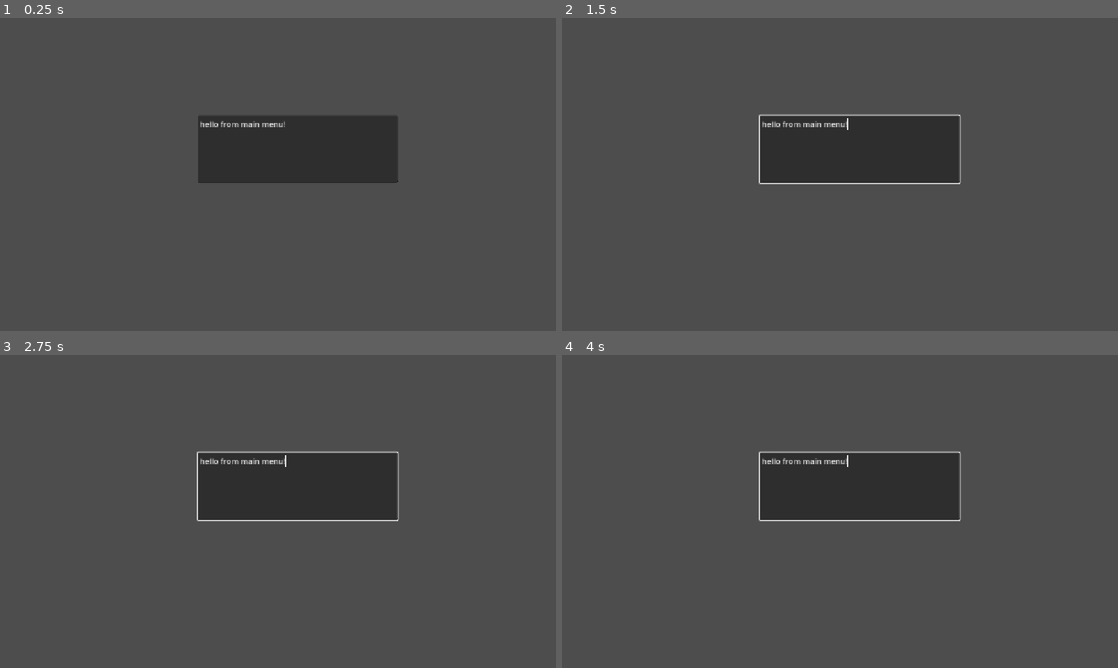
Above: before the commit, frames 1-4 (two rows, left to right).
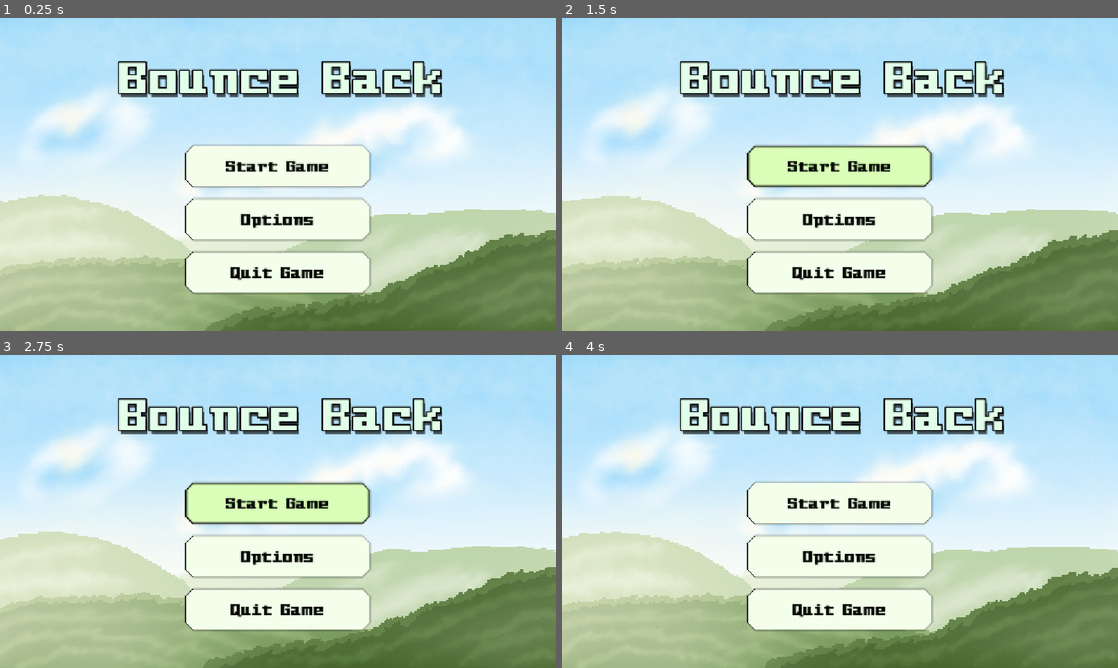
Above: after the commit, the same moments.

Repository: Trash-and-Co/bounce-back
Game: Godot game, scene res://scenes/mainMenu.tscn
The game is run twice, just before and just after one commit, with the same random seed, the same clock (stepped at 60 frames per second) and the same inputs. This scene is started directly instead of the project's main scene.
Inputs (mouse positions are in pixels of both pictures, inside the frame that each line leads up to):
- Up to frame 1 (0.25 s): no input
- Up to frame 2 (1.5 s): click (840, 218) at 0.5 s, where only the run after the commit has a clickable "Options"; click (840, 165) at 1.25 s, where only the run after the commit has a clickable "Start Game"
- Up to frame 3 (2.75 s): click (278, 502) at 2 s, where only the run after the commit has a clickable "Start Game"
- Up to frame 4 (4 s): click (840, 502) at 2.75 s, where only the run after the commit has a clickable "Start Game"; move the mouse to (962, 495) at 3.52 s; click (962, 495) at 3.67 s

The runs differ from the first frame. In frame 1, 99% of the frame differs, in the area x 0-100%, y 0-100%; in frame 2, 99%; in frame 3, 99%; in frame 4, 99%.

Commit message:
finish basic main menu, button hovers, bg music, background shader

Diff:
--- a/scenes/level1.tscn
+++ b/scenes/level1.tscn
@@ -31,7 +31,6 @@
 position = Vector2(650, 350)
 
 [node name="CollisionShape2D" type="CollisionShape2D" parent="Wall" unique_id=1996096873]
-position = Vector2(0, 0)
 shape = SubResource("RectangleShape2D_jwv3a")
 
 [node name="ColorRect" type="ColorRect" parent="Wall" unique_id=1070247468]
@@ -40,5 +39,6 @@
 offset_right = 20.0
 offset_bottom = 150.0
 color = Color(0.5410434, 0.8388975, 2.3102762e-06, 1)
+
 [node name="Spike" parent="." unique_id=1282762288 instance=ExtResource("2_wwpf4")]
 position = Vector2(622, 470)
--- /dev/null
+++ b/scenes/mainMenu.gdshader
@@ -0,0 +1,15 @@
+shader_type canvas_item;
+
+uniform sampler2D NOISE_TEXTURE: repeat_enable;
+uniform float strength: hint_range(0.0, 50.0, 0.1) = 10.0;
+uniform float uv_scaling: hint_range(0.0, 1.0, 0.05) = 1.0;
+uniform vec2 movement_direction = vec2(1, 0);
+uniform float movement_speed: hint_range(0.0, 0.5, 0.01) = 0.1;
+
+void fragment() {
+    vec2 uv = UV;
+    vec2 movement_factor = movement_direction * movement_speed * TIME;
+    float noise_value = texture(NOISE_TEXTURE, uv * uv_scaling + movement_factor).r - 0.5;
+    uv += noise_value * TEXTURE_PIXEL_SIZE * strength;
+    COLOR = texture(TEXTURE, uv);
+}
--- a/scenes/mainMenu.tscn
+++ b/scenes/mainMenu.tscn
@@ -1,10 +1,199 @@
 [gd_scene format=3 uid="uid://b5enshmjekrmf"]
 
-[node name="MainMenu" type="Node2D" unique_id=1982290728]
+[ext_resource type="Texture2D" uid="uid://bi0me184esy0w" path="res://assets/SlimePlatformerAssets/Backgrounds/Bg2.png" id="1_3d1i7"]
+[ext_resource type="Shader" uid="uid://cgscyo4eekymq" path="res://scenes/mainMenu.gdshader" id="1_l7wge"]
+[ext_resource type="AudioStream" uid="uid://ds3ldtbmo1t8g" path="res://assets/sounds/music/haven_mainmenu.ogg" id="2_48ign"]
+[ext_resource type="FontFile" uid="uid://4fox4h7hggqn" path="res://assets/fonts/Pixel Intv.otf" id="2_l7wge"]
 
-[node name="TextEdit" type="TextEdit" parent="." unique_id=1309581643]
-offset_left = 410.0
-offset_top = 202.0
-offset_right = 824.0
-offset_bottom = 342.0
-text = "hello from main menu!"
+[sub_resource type="FastNoiseLite" id="FastNoiseLite_l7wge"]
+
+[sub_resource type="NoiseTexture2D" id="NoiseTexture2D_l7wge"]
+noise = SubResource("FastNoiseLite_l7wge")
+
+[sub_resource type="ShaderMaterial" id="ShaderMaterial_48ign"]
+shader = ExtResource("1_l7wge")
+shader_parameter/NOISE_TEXTURE = SubResource("NoiseTexture2D_l7wge")
+shader_parameter/strength = 2.80000004172336
+shader_parameter/uv_scaling = 1.0
+shader_parameter/movement_direction = Vector2(1, 0)
+shader_parameter/movement_speed = 0.0999999977648
+
+[sub_resource type="StyleBoxFlat" id="StyleBoxFlat_48ign"]
+bg_color = Color(0.95600003, 1, 0.92, 1)
+border_width_left = 2
+border_width_top = 2
+border_width_right = 2
+border_width_bottom = 2
+border_color = Color(0, 0, 0, 1)
+border_blend = true
+corner_radius_top_left = 16
+corner_radius_top_right = 16
+corner_radius_bottom_right = 16
+corner_radius_bottom_left = 16
+corner_detail = 1
+shadow_color = Color(0, 0, 0, 0.21568628)
+shadow_size = 4
+anti_aliasing = false
+
+[sub_resource type="StyleBoxFlat" id="StyleBoxFlat_l7wge"]
+bg_color = Color(0.95600003, 1, 0.92, 1)
+border_width_left = 4
+border_width_top = 4
+border_width_right = 4
+border_width_bottom = 4
+border_color = Color(0, 0, 0, 1)
+border_blend = true
+corner_radius_top_left = 16
+corner_radius_top_right = 16
+corner_radius_bottom_right = 16
+corner_radius_bottom_left = 16
+corner_detail = 1
+shadow_color = Color(0, 0, 0, 0.21568628)
+shadow_size = 4
+anti_aliasing = false
+
+[sub_resource type="StyleBoxFlat" id="StyleBoxFlat_7nrmo"]
+bg_color = Color(0.8536291, 0.99999994, 0.72274446, 1)
+border_width_left = 6
+border_width_top = 6
+border_width_right = 6
+border_width_bottom = 6
+border_color = Color(0, 0, 0, 1)
+border_blend = true
+corner_radius_top_left = 16
+corner_radius_top_right = 16
+corner_radius_bottom_right = 16
+corner_radius_bottom_left = 16
+corner_detail = 1
+shadow_color = Color(0, 0, 0, 0.21568628)
+shadow_size = 4
+anti_aliasing = false
+
+[sub_resource type="StyleBoxFlat" id="StyleBoxFlat_clbkb"]
+bg_color = Color(0.8420372, 0.9999998, 0.6947712, 1)
+border_width_left = 6
+border_width_top = 6
+border_width_right = 6
+border_width_bottom = 6
+border_color = Color(0, 0, 0, 1)
+border_blend = true
+corner_radius_top_left = 16
+corner_radius_top_right = 16
+corner_radius_bottom_right = 16
+corner_radius_bottom_left = 16
+corner_detail = 1
+shadow_color = Color(0, 0, 0, 0.21568628)
+shadow_size = 4
+anti_aliasing = false
+
+[node name="Control" type="Control" unique_id=237651559]
+layout_mode = 3
+anchors_preset = 15
+anchor_right = 1.0
+anchor_bottom = 1.0
+grow_horizontal = 2
+grow_vertical = 2
+
+[node name="ColorRect" type="TextureRect" parent="." unique_id=1081389048]
+texture_filter = 1
+material = SubResource("ShaderMaterial_48ign")
+layout_mode = 1
+anchors_preset = 15
+anchor_right = 1.0
+anchor_bottom = 1.0
+grow_horizontal = 2
+grow_vertical = 2
+texture = ExtResource("1_3d1i7")
+
+[node name="VBoxContainer" type="VBoxContainer" parent="." unique_id=1738372217]
+layout_mode = 1
+anchors_preset = 8
+anchor_left = 0.5
+anchor_top = 0.5
+anchor_right = 0.5
+anchor_bottom = 0.5
+offset_left = -191.73602
+offset_top = -60.25
+offset_right = 191.73602
+offset_bottom = 246.25
+grow_horizontal = 2
+grow_vertical = 2
+theme_override_constants/separation = 24
+
+[node name="Button" type="Button" parent="VBoxContainer" unique_id=2146735561]
+layout_mode = 2
+size_flags_vertical = 3
+theme_override_colors/font_color = Color(0, 0, 0, 1)
+theme_override_colors/font_focus_color = Color(0, 0, 0, 1)
+theme_override_colors/font_pressed_color = Color(0, 0, 0, 1)
+theme_override_colors/font_hover_color = Color(0, 0, 0, 1)
+theme_override_colors/font_hover_pressed_color = Color(0, 0, 0, 1)
+theme_override_colors/font_outline_color = Color(0.0013465314, 0.166145, 0, 0.32156864)
+theme_override_constants/outline_size = 4
+theme_override_constants/icon_max_width = 0
+theme_override_constants/line_spacing = 0
+theme_override_fonts/font = ExtResource("2_l7wge")
+theme_override_font_sizes/font_size = 32
+theme_override_styles/normal = SubResource("StyleBoxFlat_48ign")
+theme_override_styles/pressed = SubResource("StyleBoxFlat_l7wge")
+theme_override_styles/hover = SubResource("StyleBoxFlat_7nrmo")
+theme_override_styles/hover_pressed = SubResource("StyleBoxFlat_clbkb")
+text = "Start Game"
+
+[node name="Button2" type="Button" parent="VBoxContainer" unique_id=1113155038]
+layout_mode = 2
+size_flags_vertical = 3
+theme_override_colors/font_color = Color(0, 0, 0, 1)
+theme_override_colors/font_focus_color = Color(0, 0, 0, 1)
+theme_override_colors/font_pressed_color = Color(0, 0, 0, 1)
+theme_override_colors/font_hover_color = Color(0, 0, 0, 1)
+theme_override_colors/font_hover_pressed_color = Color(0, 0, 0, 1)
+theme_override_colors/font_outline_color = Color(0.0013465314, 0.166145, 0, 0.32156864)
+theme_override_constants/outline_size = 4
+theme_override_fonts/font = ExtResource("2_l7wge")
+theme_override_font_sizes/font_size = 32
+theme_override_styles/normal = SubResource("StyleBoxFlat_48ign")
+theme_override_styles/pressed = SubResource("StyleBoxFlat_l7wge")
+theme_override_styles/hover = SubResource("StyleBoxFlat_7nrmo")
+theme_override_styles/hover_pressed = SubResource("StyleBoxFlat_clbkb")
+text = "Options"
+
+[node name="Button3" type="Button" parent="VBoxContainer" unique_id=659189825]
+layout_mode = 2
+size_flags_vertical = 3
+theme_override_colors/font_color = Color(0, 0, 0, 1)
+theme_override_colors/font_focus_color = Color(0, 0, 0, 1)
+theme_override_colors/font_pressed_color = Color(0, 0, 0, 1)
+theme_override_colors/font_hover_color = Color(0, 0, 0, 1)
+theme_override_colors/font_hover_pressed_color = Color(0, 0, 0, 1)
+theme_override_colors/font_outline_color = Color(0.0013465314, 0.166145, 0, 0.32156864)
+theme_override_constants/outline_size = 4
+theme_override_fonts/font = ExtResource("2_l7wge")
+theme_override_font_sizes/font_size = 32
+theme_override_styles/normal = SubResource("StyleBoxFlat_48ign")
+theme_override_styles/pressed = SubResource("StyleBoxFlat_l7wge")
+theme_override_styles/hover = SubResource("StyleBoxFlat_7nrmo")
+theme_override_styles/hover_pressed = SubResource("StyleBoxFlat_clbkb")
+text = "Quit Game"
+
+[node name="AudioStreamPlayer" type="AudioStreamPlayer" parent="." unique_id=409874002]
+stream = ExtResource("2_48ign")
+volume_db = -12.0
+autoplay = true
+parameters/looping = true
+
+[node name="Label" type="Label" parent="." unique_id=1532111548]
+layout_mode = 0
+offset_left = 247.0
+offset_top = 69.0
+offset_right = 920.0
+offset_bottom = 178.0
+theme_override_colors/font_color = Color(0.88, 1, 0.912, 1)
+theme_override_colors/font_shadow_color = Color(0, 0, 0, 0.40784314)
+theme_override_colors/font_outline_color = Color(0, 0, 0, 1)
+theme_override_constants/shadow_offset_x = 4
+theme_override_constants/shadow_offset_y = 8
+theme_override_constants/outline_size = 12
+theme_override_fonts/font = ExtResource("2_l7wge")
+theme_override_font_sizes/font_size = 92
+text = "Bounce Back"
Binary file added: assets/fonts/Pixel Intv.otf
Not shown, added: assets/fonts/Pixel Intv.otf.import
Not shown, added: assets/sounds/music/haven_mainmenu.ogg.import
Not shown, added: scenes/mainMenu.gdshader.uid
Not shown, added: assets/sounds/music/haven_mainmenu.ogg
